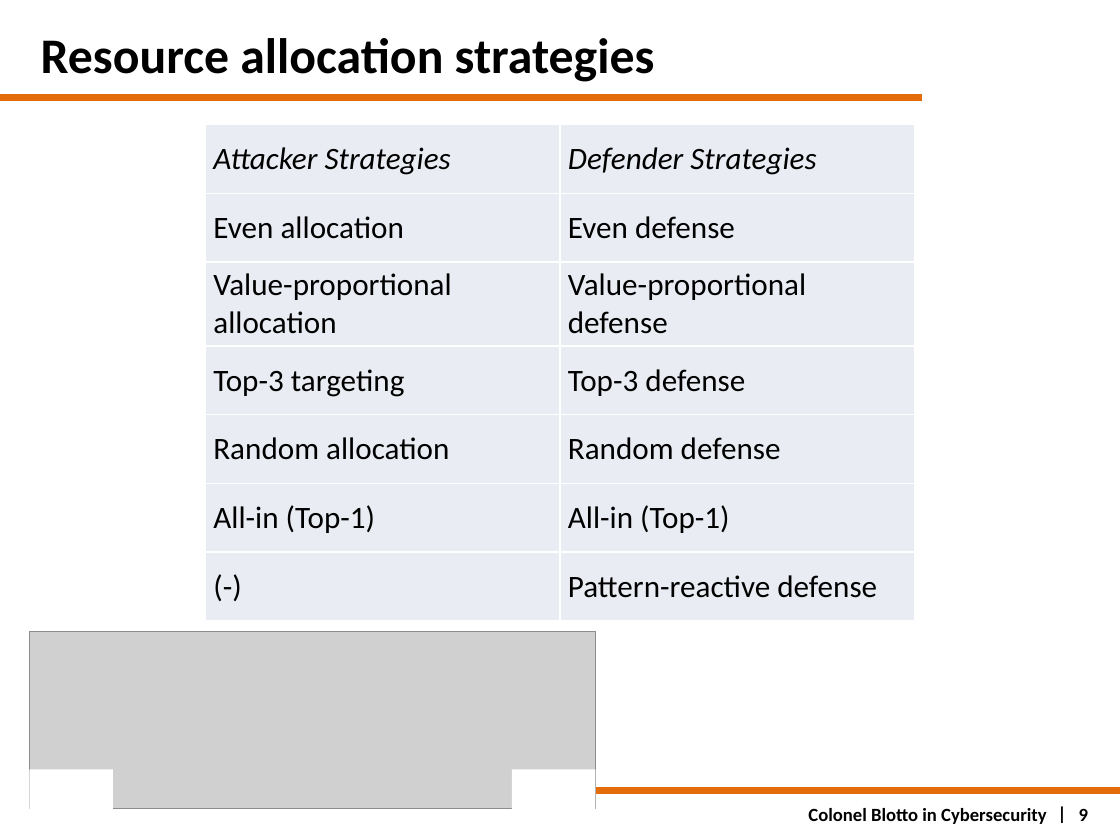
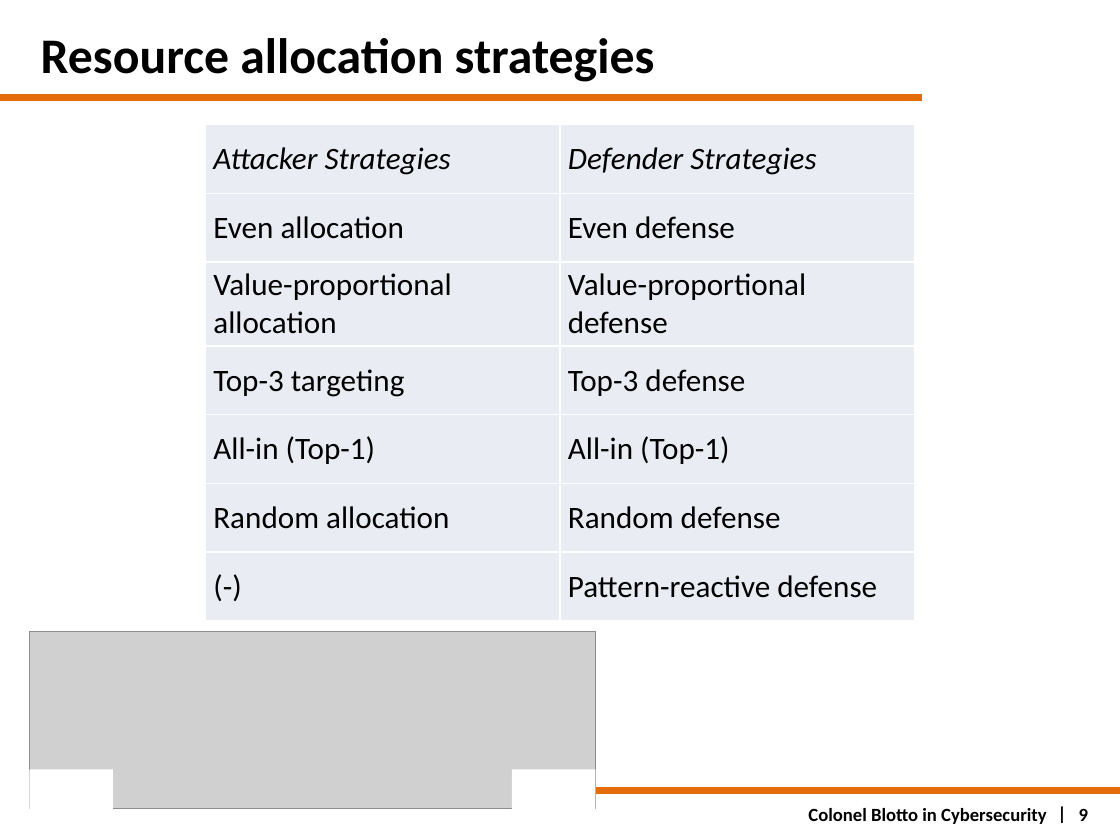
Before and after one commit to nazalan/cyber-blotto-rl, a slide deck: slide 9 of Nagy_Zalan_TDK_pre.pptx. Drawn at 1120x840 pixels with LibreOffice and Linux fonts; fonts in the diff are those of the drawing; grey boxes stand for pictures. Boxes give left, top, right and bottom in pixels: in the first picture for what was removed or moved away, otherwise in the second. Text is boxed around its words. In the diff, an @@ line names an element or a change of style, - is before the commit and + after.

```diff
--- a/Nagy_Zalan_TDK_pre.pptx
+++ b/Nagy_Zalan_TDK_pre.pptx
@@ table at (205, 124, 915, 619) @@
+row 5: All-in (Top-1) | All-in (Top-1)
-row 6: All-in (Top-1) | All-in (Top-1)
```
Also in this commit, not shown: 1 other slide changed.
